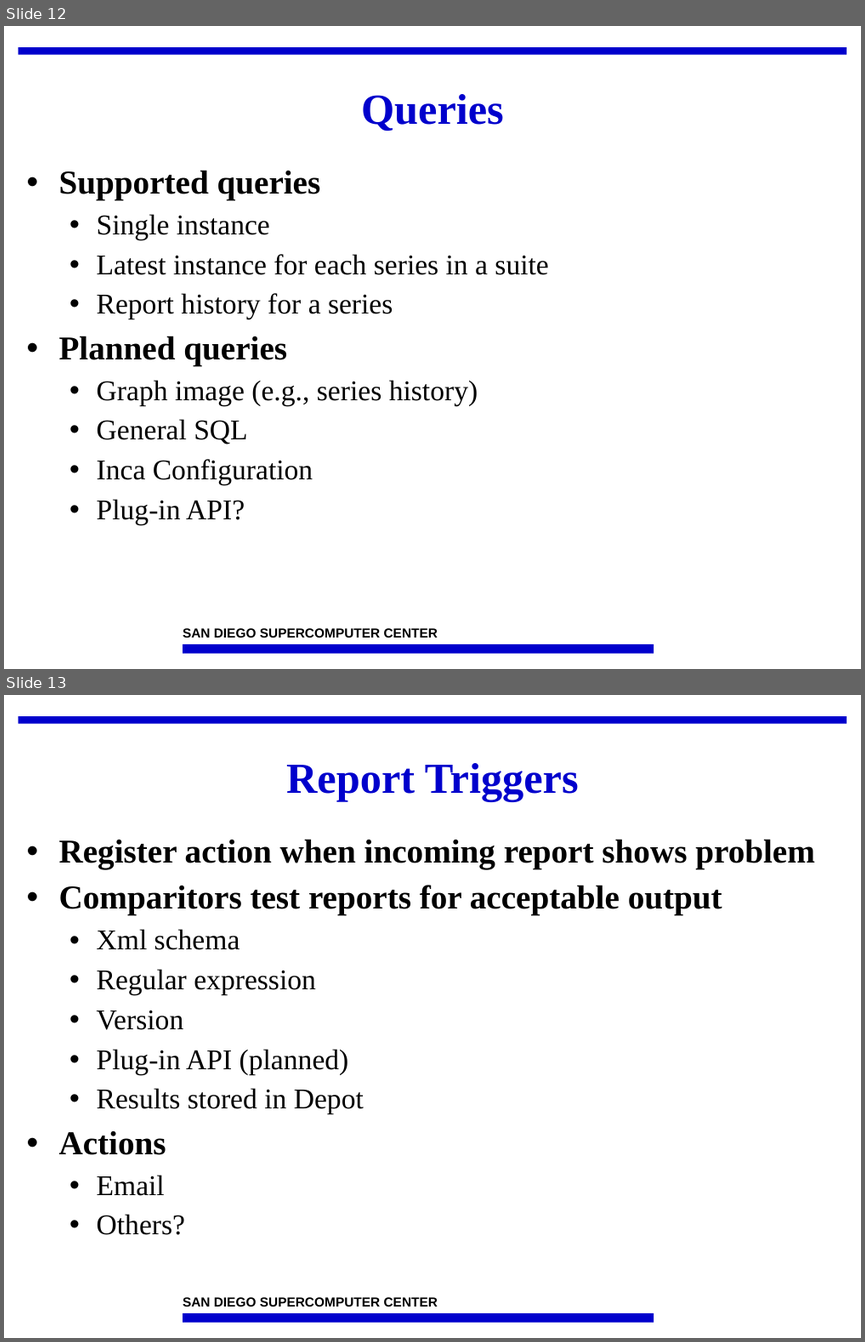
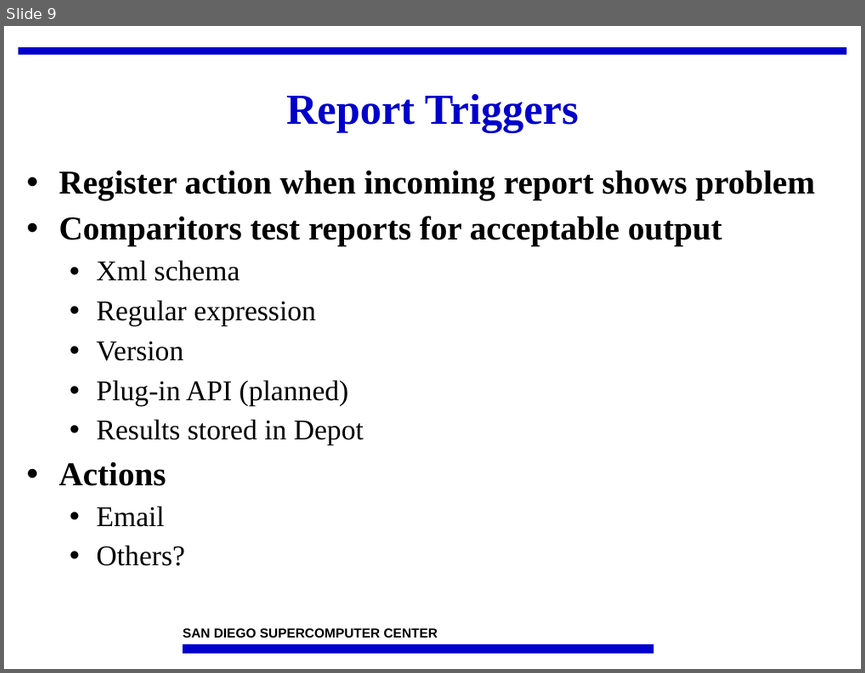
Before and after one commit to IncaProject/inca-xsede, a slide deck: talks/2008workshop/depot.ppt. Shown one above the other, each under a label of ours: slides 12 and 13 before the commit, slide 9 after it. The pictures are 865x1342 and 865x673 pixels, drawn with LibreOffice and Linux fonts; fonts in the diff are those of the drawing; background and template pictures are left out. Boxes give left, top, right and bottom in pixels: in the first picture for what was removed or moved away, otherwise in the second. Text is boxed around its words. In the diff, an @@ line names an element or a change of style, - is before the commit and + after.

```diff
--- a/talks/2008workshop/depot.ppt
+++ b/talks/2008workshop/depot.ppt
@@ slide 12 removed at (4,26,861,669), background #FFFFFF; not listed: 3 template elements that a slide beside it also shows @@
@@ title removed at (361,94,504,131) @@
-Queries
@@ text removed at (59,170,548,524) @@
-• Supported queries
-  • Single instance
-  • Latest instance for each series in a suite
-  • Report history for a series
-• Planned queries
-  • Graph image (e.g., series history)
-  • General SQL
-  • Inca Configuration
-  • Plug-in API?
@@ what was slide 13 is now slide 9 @@
```
Also in this commit, not shown: 2 slides changed, 7 slides added, 9 other slides removed.
